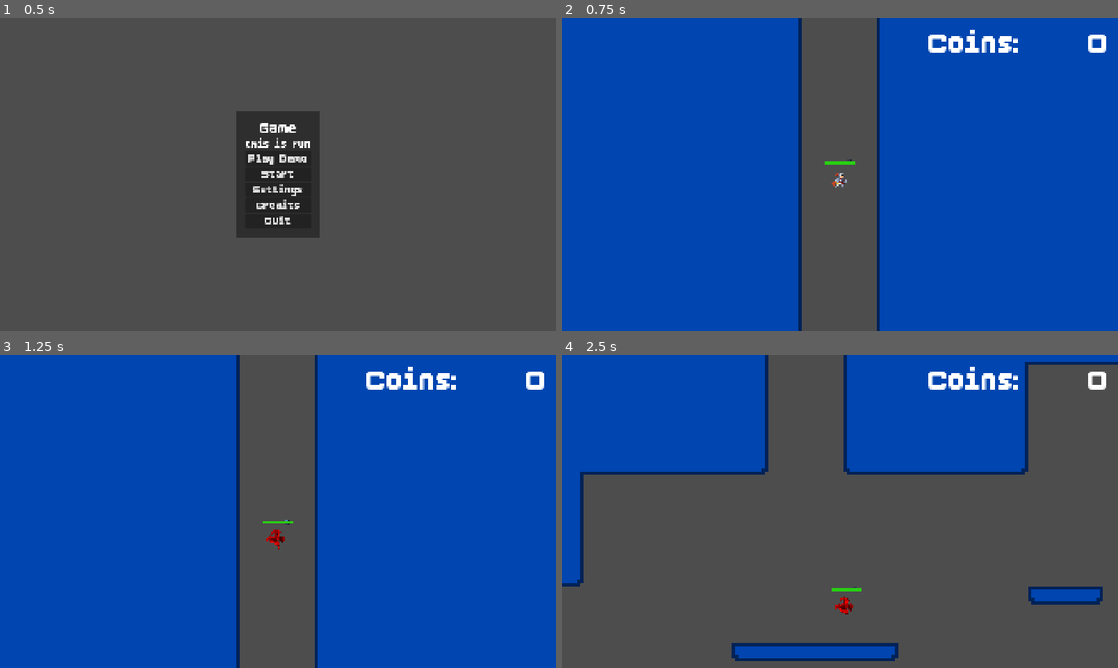
Above: before the commit, frames 1-4 (two rows, left to right).
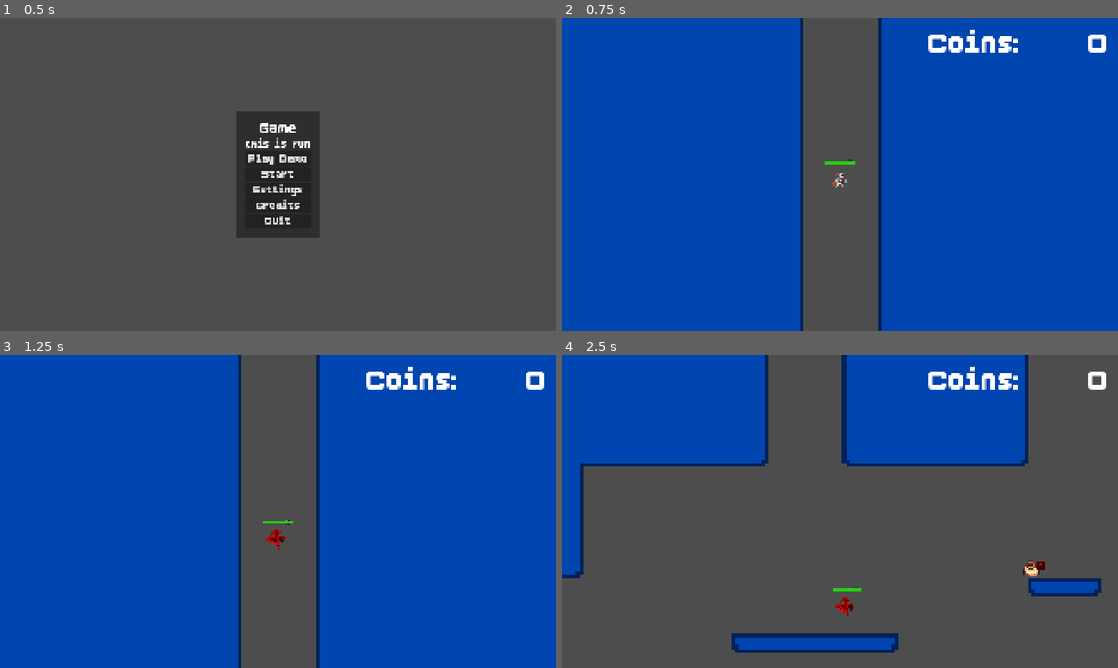
Above: after the commit, the same moments.

Repository: LastMarraketa/ChargerFeat
Game: Godot game, scene res://ui/main_menu.tscn
Two runs of this game, one before a commit and one after it. Both use one fixed random seed, a clock stepped at 60 frames per second and the inputs below. The engine's default icon, where the game draws it, is replaced by a stand-in: a white triangle on a blue panel in a dark square.
Inputs (mouse positions are in pixels of both pictures, inside the frame that each line leads up to):
- Up to frame 1 (0.5 s): no input
- Up to frame 2 (0.75 s): click "Play Demo" at 0.5 s
- Up to frame 3 (1.25 s): no input
- Up to frame 4 (2.5 s): move the mouse to (962, 495) at 1.27 s; press the mouse at (962, 495) at 1.28 s; hold D (move_right) from 1.28 s (still down); tap Space (jump) at 1.52, 2.27 s; move the mouse to (728, 527) at 2.02 s; release the mouse at (728, 527) at 2.03 s; tap N (next_level) at 2.1 s

Frame 1 is identical in both runs. In frame 2, 1.2% of the frame differs, in the area x 42-58%, y 0-100%; in frame 3, 1.2%; in frame 4, 6.7%, in the area x 0-100%, y 0-98%.

Commit message:
Enemigos en demo
Enemigo con escudo (hitbox visible). Contacto con la bala lo desactiva

Diff:
--- /dev/null
+++ b/enemies/shield_enemy.gd
@@ -0,0 +1,23 @@
+extends Enemy
+
+@onready var ray_cast_2d: RayCast2D = $Pivot/RayCast2D
+@onready var shield_hitbox: CollisionShape2D = $HitboxComponent/CollisionShape2D
+@onready var shield_sprite: Sprite2D = $HitboxComponent/Sprite2D
+
+func _ready() -> void:
+	speed = 600
+
+func _physics_process(delta: float) -> void:
+	var move_input = sign(pivot.scale.x)
+	velocity.x = move_toward(velocity.x, move_input * speed, acceleration * delta)
+
+	move_and_slide()
+
+	if  ray_cast_2d.is_colliding():
+		pivot.scale.x *= -1
+
+func _disable_shield():
+	if shield_hitbox.disabled == false:
+		shield_hitbox.set_deferred("disabled", true)
+		shield_sprite.set_deferred("modulate", Color(1.0, 1.0, 1.0, 0.0))
+		Debug.log("Escudo deshabilitado")
--- /dev/null
+++ b/enemies/shield_enemy.tscn
@@ -0,0 +1,62 @@
+[gd_scene format=3 uid="uid://c8sc7b4ps28lp"]
+
+[ext_resource type="Script" uid="uid://hxceoll685bp" path="res://enemies/shield_enemy.gd" id="1_7l25x"]
+[ext_resource type="Script" uid="uid://d26yj0mh06tpn" path="res://components/hurtbox_component.gd" id="1_h7e1y"]
+[ext_resource type="Script" uid="uid://bng1gwg0xgpto" path="res://components/hitbox_component.gd" id="2_7l25x"]
+[ext_resource type="Texture2D" uid="uid://kcrstson0ogr" path="res://assets/sprites/Dungeon Gathering Free Version/Vase Shine Anim.png" id="3_s1lpq"]
+[ext_resource type="Texture2D" uid="uid://bpegceo0ygk1h" path="res://assets/sprites/Shield.png" id="5_7l25x"]
+
+[sub_resource type="CircleShape2D" id="CircleShape2D_h7e1y"]
+radius = 34.132095
+
+[sub_resource type="RectangleShape2D" id="RectangleShape2D_7l25x"]
+size = Vector2(76, 72)
+
+[sub_resource type="RectangleShape2D" id="RectangleShape2D_s1lpq"]
+size = Vector2(76, 68)
+
+[node name="ShieldEnemy" type="CharacterBody2D" unique_id=756933499]
+script = ExtResource("1_7l25x")
+
+[node name="CollisionShape2D" type="CollisionShape2D" parent="." unique_id=1329788474]
+position = Vector2(0, -1)
+shape = SubResource("CircleShape2D_h7e1y")
+
+[node name="HurtboxComponent" type="Area2D" parent="." unique_id=1412510868]
+collision_layer = 4
+collision_mask = 4
+script = ExtResource("1_h7e1y")
+metadata/_custom_type_script = "uid://d26yj0mh06tpn"
+
+[node name="CollisionShape2D" type="CollisionShape2D" parent="HurtboxComponent" unique_id=433475224]
+shape = SubResource("RectangleShape2D_7l25x")
+
+[node name="Pivot" type="Node2D" parent="." unique_id=1999005816]
+
+[node name="Sprite2D" type="Sprite2D" parent="Pivot" unique_id=1259544748]
+scale = Vector2(4, 4)
+texture = ExtResource("3_s1lpq")
+hframes = 16
+frame = 4
+
+[node name="RayCast2D" type="RayCast2D" parent="Pivot" unique_id=592273879]
+position = Vector2(25, 0)
+target_position = Vector2(40, 0)
+
+[node name="HitboxComponent" type="Area2D" parent="." unique_id=778644804]
+collision_layer = 2
+collision_mask = 2
+script = ExtResource("2_7l25x")
+metadata/_custom_type_script = "uid://bng1gwg0xgpto"
+
+[node name="Sprite2D" type="Sprite2D" parent="HitboxComponent" unique_id=389430266]
+modulate = Color(0.6039216, 0, 0, 0.8392157)
+position = Vector2(9.536743e-07, -2.000001)
+scale = Vector2(4.75, 4.25)
+texture = ExtResource("5_7l25x")
+
+[node name="CollisionShape2D" type="CollisionShape2D" parent="HitboxComponent" unique_id=2133852668]
+position = Vector2(0, -2)
+shape = SubResource("RectangleShape2D_s1lpq")
+
+[node name="StaticBody2D" type="StaticBody2D" parent="." unique_id=2133899787]
--- a/levels/demo_level.tscn
+++ b/levels/demo_level.tscn
@@ -7,6 +7,8 @@
 [ext_resource type="PackedScene" uid="uid://bb17db381bnli" path="res://ui/pause_menu.tscn" id="5_lih0g"]
 [ext_resource type="PackedScene" uid="uid://dsenkcn2o2beu" path="res://ui/hud.tscn" id="6_677m7"]
 [ext_resource type="PackedScene" uid="uid://pgu1mwgxemwm" path="res://gameplay/spear_upgrade.tscn" id="7_dvlyx"]
+[ext_resource type="PackedScene" uid="uid://bbg3tyfgxrujp" path="res://enemies/floor_enemy.tscn" id="9_rahni"]
+[ext_resource type="PackedScene" uid="uid://c8sc7b4ps28lp" path="res://enemies/shield_enemy.tscn" id="9_yy2pm"]
 
 [sub_resource type="TileSetAtlasSource" id="TileSetAtlasSource_on6n3"]
 resource_name = "Cave"
@@ -181,7 +183,7 @@
 position = Vector2(3843, 1704)
 
 [node name="Player" parent="." unique_id=111671453 instance=ExtResource("4_rahni")]
-position = Vector2(1666, 510)
+position = Vector2(1661, 540)
 
 [node name="CanvasLayer" type="CanvasLayer" parent="." unique_id=1061716762]
 
@@ -193,3 +195,9 @@
 [node name="SpearUpgrade" parent="." unique_id=490571833 instance=ExtResource("7_dvlyx")]
 position = Vector2(-1664, 3136)
 scale = Vector2(4, 4)
+
+[node name="FloorEnemy" parent="." unique_id=1686425892 instance=ExtResource("9_rahni")]
+position = Vector2(2562, 2208)
+
+[node name="ShieldEnemy" parent="." unique_id=1459963717 instance=ExtResource("9_yy2pm")]
+position = Vector2(-600, 3360)
--- a/player/bullet.gd
+++ b/player/bullet.gd
@@ -69,3 +69,8 @@
 
 	#activo el terreno para que el jugador camine
 	$StaticBody2D/CollisionShape2D.set_deferred("disabled", false)
+
+	#beta: desactivar Hurtbox de enemigo
+	if target is Enemy:
+		if target.has_method("_disable_shield"):
+			target._disable_shield()
Binary file added: assets/sprites/Shield.png
Not shown, added: assets/sprites/Shield.png.import
Not shown, added: enemies/shield_enemy.gd.uid
